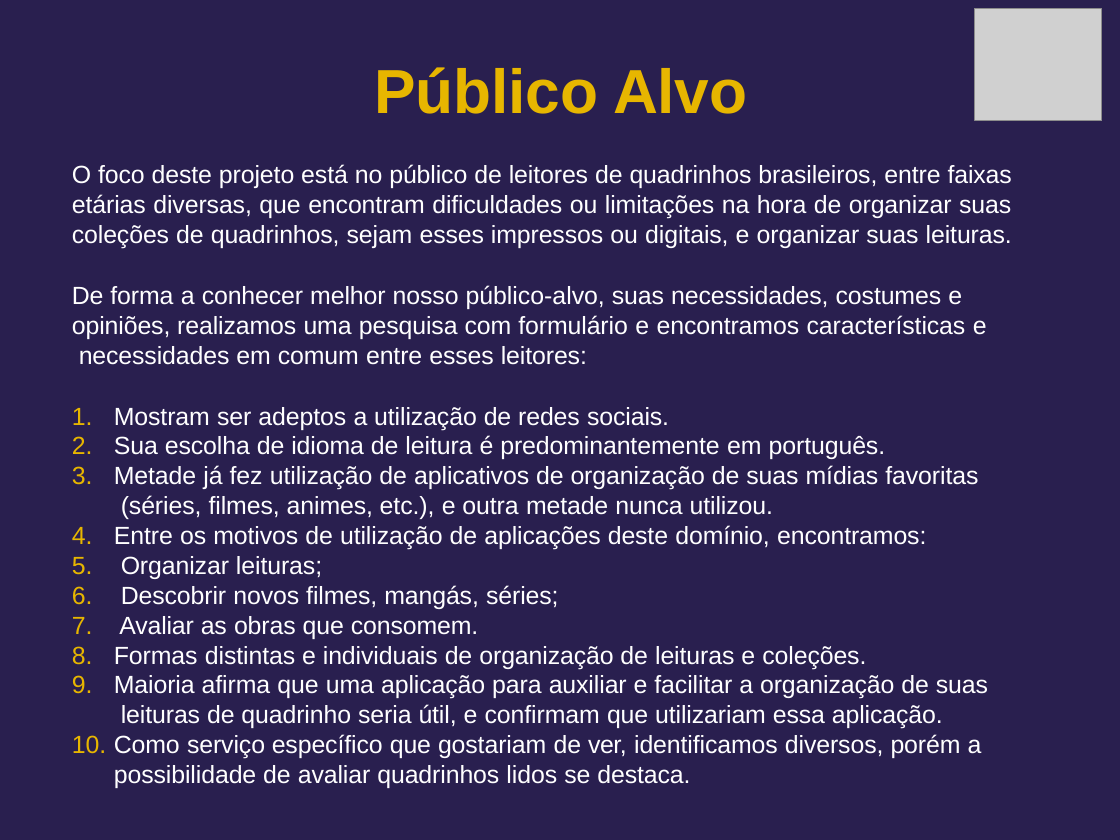
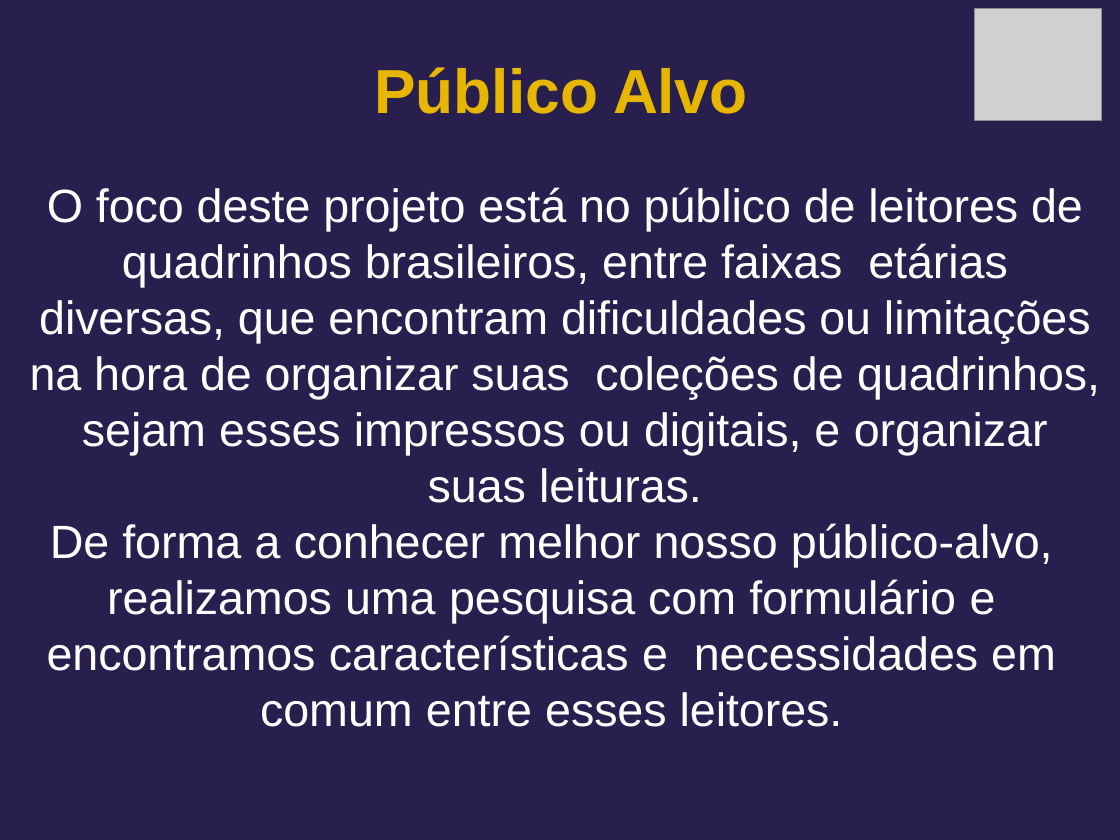
Before and after one commit to ICEI-PUC-Minas-PMV-ADS/pmv-ads-2023-2-e1-proj-web-t1-clube-do-quadrinho, a slide deck: slide 2 of apresentacao/Apresentação.pptx. Drawn at 1120x840 pixels with LibreOffice and Linux fonts; fonts in the diff are those of the drawing; grey boxes stand for pictures. Boxes give left, top, right and bottom in pixels: in the first picture for what was removed or moved away, otherwise in the second. Text is boxed around its words. In the diff, an @@ line names an element or a change of style, - is before the commit and + after.

```diff
--- a/apresentacao/Apresentação.pptx
+++ b/apresentacao/Apresentação.pptx
@@ text "O foco deste projeto está ..." moved from (x1=72, y1=164, x2=1012, y2=788) to (x1=30, y1=187, x2=1100, y2=727) @@
@@ text at (x1=30, y1=187, x2=1100, y2=503): size 16 to 30 pt in "O foco deste projeto está no público ..."; alignment justified to centre @@
@@ text at (x1=47, y1=523, x2=1056, y2=727): text changed; size 16 to 30 pt @@
-De forma a conhecer melhor nosso público-alvo, suas necessidades, costumes e opiniões, realizamos uma pesquisa com formulário e encontramos características e necessidades em comum entre esses leitores:
-1. Mostram ser adeptos a utilização de redes sociais.
-2. Sua escolha de idioma de leitura é predominantemente em português.
-3. Metade já fez utilização de aplicativos de organização de suas mídias favoritas (séries, filmes, animes, etc.), e outra metade nunca utilizou.
-4. Entre os motivos de utilização de aplicações deste domínio, encontramos:
-5. Organizar leituras;
-6. Descobrir novos filmes, mangás, séries;
-7. Avaliar as obras que consomem.
-8. Formas distintas e individuais de organização de leituras e coleções.
-9. Maioria afirma que uma aplicação para auxiliar e facilitar a organização de suas leituras de quadrinho seria útil, e confirmam que utilizariam essa aplicação.
-10. Como serviço específico que gostariam de ver, identificamos diversos, porém a
-possibilidade de avaliar quadrinhos lidos se destaca.
+De forma a conhecer melhor nosso público-alvo, realizamos uma pesquisa com formulário e encontramos características e necessidades em comum entre esses leitores.
```
Also in this commit, not shown: 2 other slides changed, 2 slides added, 1 other file.
